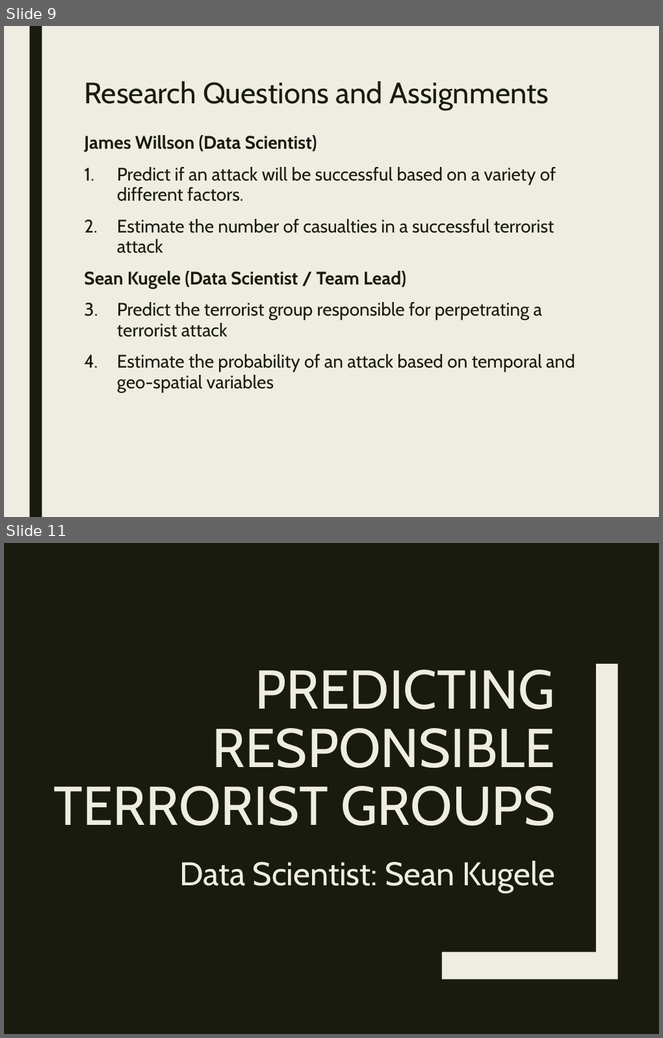
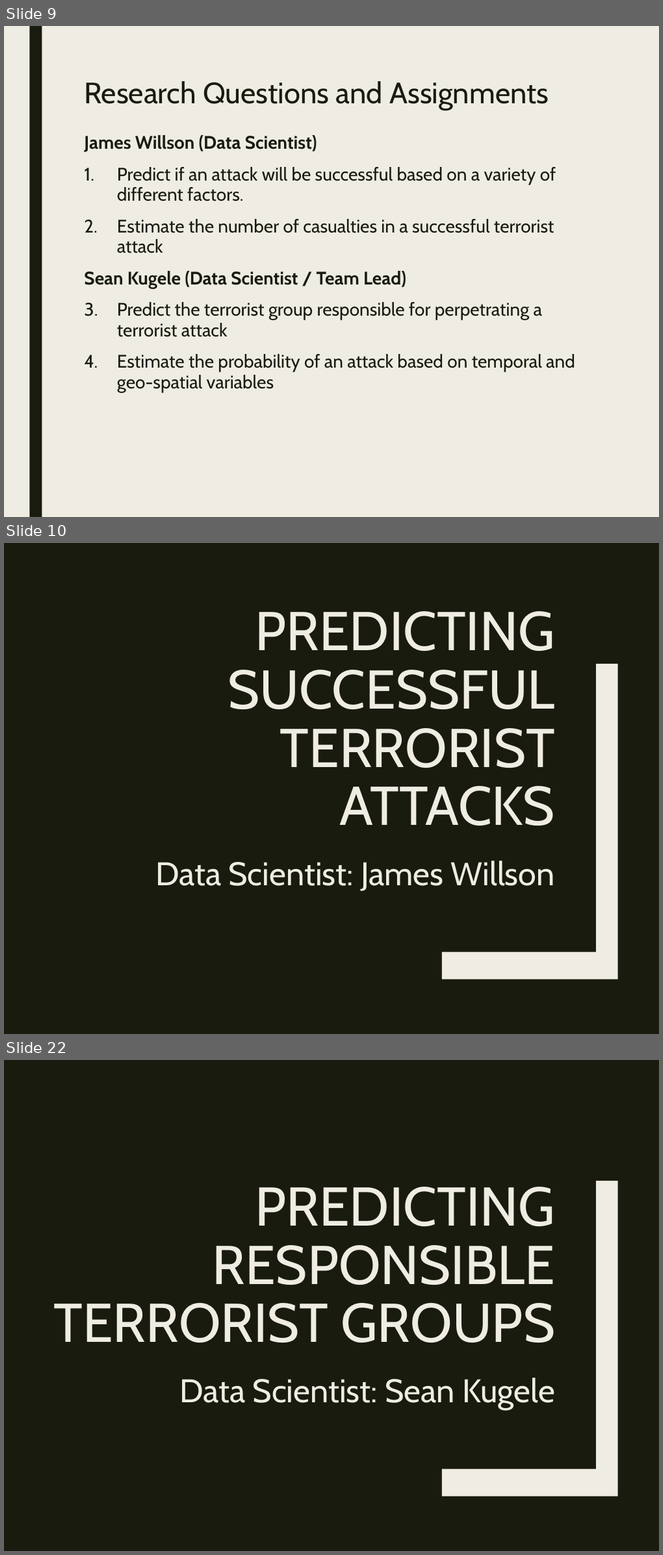
Before and after one commit to stats-learning-fall2019/final-project, a slide deck: presentation/gtdb-final-presentation.pptx. Shown one above the other, each under a label of ours: slides 9 and 11 before the commit, slides 9, 10 and 22 after it; the slides between them are not shown. The pictures are 663x1038 and 663x1555 pixels, drawn with LibreOffice and Linux fonts; fonts in the diff are those of the drawing. Boxes give left, top, right and bottom in pixels: in the first picture for what was removed or moved away, otherwise in the second. Text is boxed around its words. In the diff, an @@ line names an element or a change of style, - is before the commit and + after.

```diff
--- a/presentation/gtdb-final-presentation.pptx
+++ b/presentation/gtdb-final-presentation.pptx
@@ slide 10 added at box(4, 543, 659, 1034), background #191B0E; not listed: 1 template element that a slide beside it also shows @@
@@ title added at box(228, 611, 555, 826), 60 pt, text #EFEDE3 @@
+PREDICTING
+SUCCESSFUL
+TERRORIST ATTACKS
@@ text added at box(155, 861, 555, 891), 36 pt, text #EFEDE3 @@
+Data Scientist: James Willson
@@ what was slide 11 is now slide 22 @@
```
Also in this commit, not shown: 11 other slides added, 1 slide removed, 16 other files.
